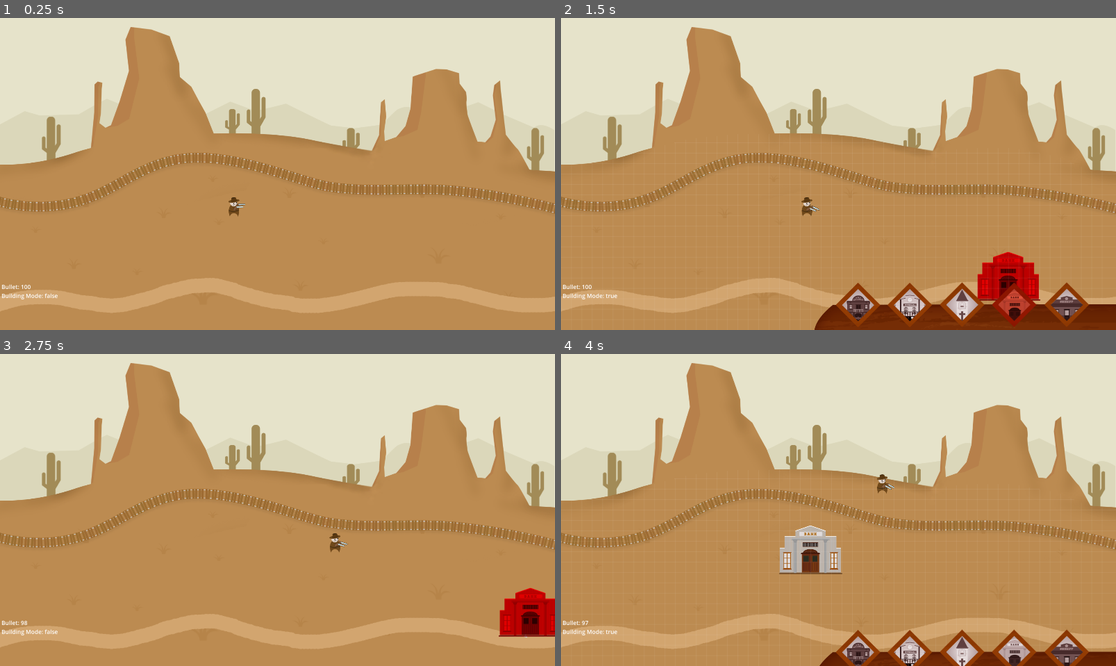
Above: before the commit, frames 1-4 (two rows, left to right).
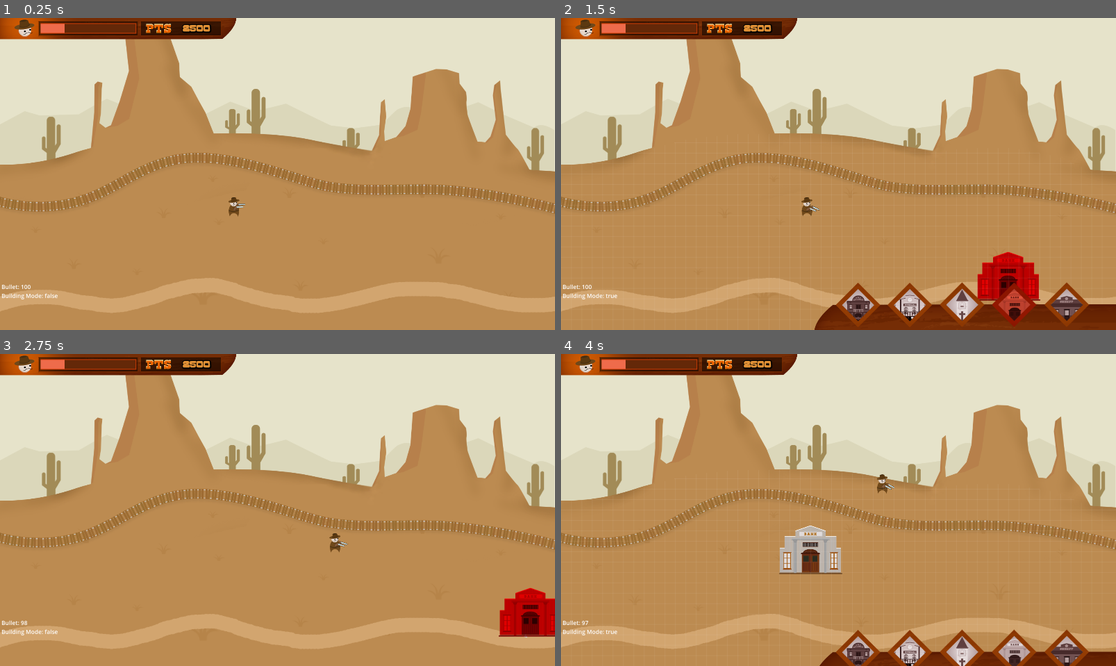
Above: after the commit, the same moments.

Repository: realfirat/A-Simple-Wild-West-Game
Game: Godot game, scene res://scenes/main.tscn
The game is run twice, just before and just after one commit, with the same random seed, the same clock (stepped at 60 frames per second) and the same inputs.
Inputs (mouse positions are in pixels of both pictures, inside the frame that each line leads up to):
- Up to frame 1 (0.25 s): no input
- Up to frame 2 (1.5 s): tap Enter at 0.5 s; move the mouse to (960, 158) at 0.52 s; hold D (go_right) 0.53-1.28 s; tap E (build_mode) at 0.6 s; click (960, 158) at 0.67 s; move the mouse to (1016, 308) at 1.27 s; hold S (go_down) from 1.28 s (still down); click (1016, 308) at 1.35 s
- Up to frame 3 (2.75 s): move the mouse to (532, 637) at 2.02 s; release S (go_down) at 2.03 s; hold D (go_right) from 2.03 s (still down); tap E (build_mode) at 2.1 s; click (532, 637) at 2.17 s
- Up to frame 4 (4 s): move the mouse to (810, 572) at 2.77 s; release D (go_right) at 2.78 s; hold W (go_up) 2.78-3.53 s; click (810, 572) at 2.85 s; move the mouse to (1005, 556) at 3.52 s; hold A (go_left) from 3.53 s (still down); tap E (build_mode) at 3.6 s

The runs differ from the first frame. In frame 1, 2.8% of the frame differs, in the area x 0-43%, y 0-7%; in frame 2, 2.8%; in frame 3, 2.8%; in frame 4, 2.8%.

Commit message:
top bar

Diff:
--- a/scenes/b_bank.tscn
+++ b/scenes/b_bank.tscn
@@ -1,14 +1,13 @@
-[gd_scene load_steps=3 format=3 uid="uid://xntgc3aap2il"]
+[gd_scene load_steps=4 format=3 uid="uid://xntgc3aap2il"]
 
 [ext_resource type="Texture2D" uid="uid://cvycur0rehjb7" path="res://assets/_0009_Bank.png" id="1_dp1x3"]
 [ext_resource type="Script" path="res://scripts/b_bank.gd" id="1_ubgom"]
 
+[sub_resource type="RectangleShape2D" id="RectangleShape2D_y83qx"]
+size = Vector2(213, 57)
+
 [node name="b_bank" type="Area2D"]
 script = ExtResource("1_ubgom")
-
-[node name="CollisionPolygon2D" type="CollisionPolygon2D" parent="."]
-position = Vector2(0, -83.6)
-polygon = PackedVector2Array(-91, -47, -53, -47, -53, -66, -2, -84, 51, -67, 51, -47, 89, -47, 89, -8, 105, -8, 105, 84, -107, 84, -107, -8, -91, -8)
 
 [node name="Sprite2D" type="Sprite2D" parent="."]
 position = Vector2(0, 0.399994)
@@ -20,4 +19,8 @@
 one_shot = true
 autostart = true
 
+[node name="CollisionShape2D" type="CollisionShape2D" parent="."]
+position = Vector2(-0.5, -28.5)
+shape = SubResource("RectangleShape2D_y83qx")
+
 [connection signal="timeout" from="Timer" to="." method="_on_timer_timeout"]
--- a/scenes/b_church.tscn
+++ b/scenes/b_church.tscn
@@ -5,9 +5,6 @@
 
 [node name="b_church" type="Area2D"]
 script = ExtResource("1_bf5kb")
-
-[node name="CollisionPolygon2D" type="CollisionPolygon2D" parent="."]
-polygon = PackedVector2Array(-104, 0, -104, -205, -77, -258, -47, -203, -47, -111, 82, -111, 105, -54, 105, 0)
 
 [node name="Sprite2D" type="Sprite2D" parent="."]
 texture = ExtResource("1_gbcbc")
@@ -18,4 +15,7 @@
 one_shot = true
 autostart = true
 
+[node name="CollisionPolygon2D" type="CollisionPolygon2D" parent="."]
+polygon = PackedVector2Array(-105, 1, 105, 1, 105, -54, -105, -54)
+
 [connection signal="timeout" from="Timer" to="." method="_on_timer_timeout"]
--- a/scenes/b_saloon.tscn
+++ b/scenes/b_saloon.tscn
@@ -1,13 +1,13 @@
-[gd_scene load_steps=3 format=3 uid="uid://wtwiya63frfw"]
+[gd_scene load_steps=4 format=3 uid="uid://wtwiya63frfw"]
 
 [ext_resource type="Texture2D" uid="uid://dcnerpsy7vbjj" path="res://assets/_0012_Salon.png" id="1_g0luu"]
 [ext_resource type="Script" path="res://scripts/b_saloon.gd" id="1_j4xgo"]
 
+[sub_resource type="RectangleShape2D" id="RectangleShape2D_76cyl"]
+size = Vector2(172, 66)
+
 [node name="b_saloon" type="Area2D"]
 script = ExtResource("1_j4xgo")
-
-[node name="CollisionPolygon2D" type="CollisionPolygon2D" parent="."]
-polygon = PackedVector2Array(-86, 102, -85, -60, -47, -60, -42, -78, -26, -95, 0, -102, 28, -94, 41, -80, 47, -60, 85, -60, 86, 102)
 
 [node name="Sprite2D" type="Sprite2D" parent="."]
 texture = ExtResource("1_g0luu")
@@ -17,4 +17,8 @@
 one_shot = true
 autostart = true
 
+[node name="CollisionShape2D" type="CollisionShape2D" parent="."]
+position = Vector2(0, 69)
+shape = SubResource("RectangleShape2D_76cyl")
+
 [connection signal="timeout" from="Timer" to="." method="_on_timer_timeout"]
--- a/scenes/b_sheriffoffice.tscn
+++ b/scenes/b_sheriffoffice.tscn
@@ -1,13 +1,13 @@
-[gd_scene load_steps=3 format=3 uid="uid://cnnn4i4uythrn"]
+[gd_scene load_steps=4 format=3 uid="uid://cnnn4i4uythrn"]
 
 [ext_resource type="Script" path="res://scripts/b_sheriffoffice.gd" id="1_7baf3"]
 [ext_resource type="Texture2D" uid="uid://smru7qg678du" path="res://assets/_0008_Sheriff-Office.png" id="1_t7v6r"]
 
+[sub_resource type="RectangleShape2D" id="RectangleShape2D_335ru"]
+size = Vector2(145, 47)
+
 [node name="b_sheriffoffice" type="Area2D"]
 script = ExtResource("1_7baf3")
-
-[node name="CollisionPolygon2D" type="CollisionPolygon2D" parent="."]
-polygon = PackedVector2Array(81, -1, -80, -1, -80, -70, -85, -70, -78, -86, -72, -86, -72, -103, -27, -103, -27, -113, 0, -120, 27, -113, 27, -103, 73, -103, 73, -86, 78, -86, 86, -70, 81, -70)
 
 [node name="Sprite2D" type="Sprite2D" parent="."]
 position = Vector2(0, -1)
@@ -19,4 +19,8 @@
 one_shot = true
 autostart = true
 
+[node name="CollisionShape2D" type="CollisionShape2D" parent="."]
+position = Vector2(0.5, -23.5)
+shape = SubResource("RectangleShape2D_335ru")
+
 [connection signal="timeout" from="Timer" to="." method="_on_timer_timeout"]
--- a/scenes/b_townhall.tscn
+++ b/scenes/b_townhall.tscn
@@ -1,7 +1,10 @@
-[gd_scene load_steps=3 format=3 uid="uid://bsq75ws3ku8hd"]
+[gd_scene load_steps=4 format=3 uid="uid://bsq75ws3ku8hd"]
 
 [ext_resource type="Script" path="res://scripts/b_townhall.gd" id="1_cinnc"]
 [ext_resource type="Texture2D" uid="uid://bw7xbppioa0rd" path="res://assets/_0011_Town-Hall.png" id="1_srcmi"]
+
+[sub_resource type="RectangleShape2D" id="RectangleShape2D_08u0i"]
+size = Vector2(226, 75)
 
 [node name="b_townhall" type="Area2D"]
 script = ExtResource("1_cinnc")
@@ -10,12 +13,13 @@
 texture = ExtResource("1_srcmi")
 offset = Vector2(0, -112)
 
-[node name="CollisionPolygon2D" type="CollisionPolygon2D" parent="."]
-polygon = PackedVector2Array(-113, 0, -113, -158, -88, -158, -88, -192, -29, -205, -29, -220, 0, -225, 29, -220, 29, -206, 88, -191, 89, -159, 113, -159, 113, 0)
-
 [node name="Timer" type="Timer" parent="."]
 wait_time = 0.1
 one_shot = true
 autostart = true
 
+[node name="CollisionShape2D" type="CollisionShape2D" parent="."]
+position = Vector2(0, -37.5)
+shape = SubResource("RectangleShape2D_08u0i")
+
 [connection signal="timeout" from="Timer" to="." method="_on_timer_timeout"]
--- a/scenes/main.tscn
+++ b/scenes/main.tscn
@@ -19,6 +19,9 @@
 [ext_resource type="Texture2D" uid="uid://c4r26v2dlsnwc" path="res://assets/kovboy_14temmuz_0000_5-copy.png" id="17_jmwlx"]
 [ext_resource type="Script" path="res://scripts/ikon_townhall.gd" id="18_khpkp"]
 [ext_resource type="Texture2D" uid="uid://0fsr5mdmbap7" path="res://assets/kovboy_14temmuz_0003_2-copy.png" id="19_h0kwv"]
+[ext_resource type="Script" path="res://scripts/top_bar.gd" id="20_4a77u"]
+[ext_resource type="Texture2D" uid="uid://csrndtk0f6gja" path="res://assets/ustbar_bg.png" id="20_whiyo"]
+[ext_resource type="FontFile" uid="uid://boui4cb0lutjf" path="res://fonts/Cowboy Manero.otf" id="21_hqvvg"]
 
 [sub_resource type="RectangleShape2D" id="RectangleShape2D_8afdw"]
 size = Vector2(274, 1203)
@@ -28,6 +31,20 @@
 
 [sub_resource type="RectangleShape2D" id="RectangleShape2D_psa0j"]
 size = Vector2(2281.5, 313)
+
+[sub_resource type="StyleBoxFlat" id="StyleBoxFlat_8272p"]
+bg_color = Color(0.392157, 0.156863, 0.0313726, 1)
+border_width_left = 2
+border_width_top = 2
+border_width_right = 2
+border_width_bottom = 2
+border_color = Color(0.827451, 0.239216, 0.0196078, 1)
+
+[sub_resource type="StyleBoxFlat" id="StyleBoxFlat_hrus8"]
+bg_color = Color(0.933333, 0.419608, 0.294118, 1)
+border_width_top = 2
+border_width_bottom = 2
+border_color = Color(0.827451, 0.239216, 0.0196078, 1)
 
 [node name="main" type="Node2D"]
 script = ExtResource("1_hc6o7")
@@ -191,6 +208,40 @@
 
 [node name="CollisionPolygon2D" type="CollisionPolygon2D" parent="UI/building_block/townhall/Area2D"]
 polygon = PackedVector2Array(-545, 0, -469, -77, -392, 0, -468, 77)
+
+[node name="top_bar" type="Node2D" parent="UI"]
+script = ExtResource("20_4a77u")
+
+[node name="Sprite2D" type="Sprite2D" parent="UI/top_bar"]
+position = Vector2(408, 36.75)
+scale = Vector2(0.75, 0.75)
+texture = ExtResource("20_whiyo")
+
+[node name="ProgressBar" type="ProgressBar" parent="UI/top_bar"]
+offset_left = 140.0
+offset_top = 18.0
+offset_right = 472.0
+offset_bottom = 54.0
+theme_override_styles/background = SubResource("StyleBoxFlat_8272p")
+theme_override_styles/fill = SubResource("StyleBoxFlat_hrus8")
+value = 50.0
+rounded = true
+show_percentage = false
+
+[node name="Label" type="Label" parent="UI/top_bar"]
+offset_left = 596.0
+offset_top = 21.0
+offset_right = 763.0
+offset_bottom = 58.0
+theme_override_colors/font_color = Color(0.890196, 0.572549, 0.211765, 1)
+theme_override_colors/font_shadow_color = Color(0, 0, 0, 1)
+theme_override_colors/font_outline_color = Color(0, 0, 0, 1)
+theme_override_constants/outline_size = 8
+theme_override_constants/shadow_outline_size = 15
+theme_override_fonts/font = ExtResource("21_hqvvg")
+theme_override_font_sizes/font_size = 30
+text = "2500"
+horizontal_alignment = 1
 
 [node name="building_layer" type="Node2D" parent="."]
 z_index = 1
--- a/scripts/global_variables.gd
+++ b/scripts/global_variables.gd
@@ -3,3 +3,4 @@
 var bullet = 100
 var is_build_mode = false
 var is_a_building_selected = 0
+var hp = 25
--- /dev/null
+++ b/scripts/top_bar.gd
@@ -0,0 +1,4 @@
+extends Node2D
+
+func _process(delta):
+	$ProgressBar.value = global_variables.hp
Binary file added: assets/ustbar_bg.png
Not shown, added: assets/ustbar_bg.png.import
Binary file added: fonts/Cowboy Manero.otf
Not shown, added: fonts/Cowboy Manero.otf.import
Not shown: 1 places in scenes/main.tscn that only renumber resources
